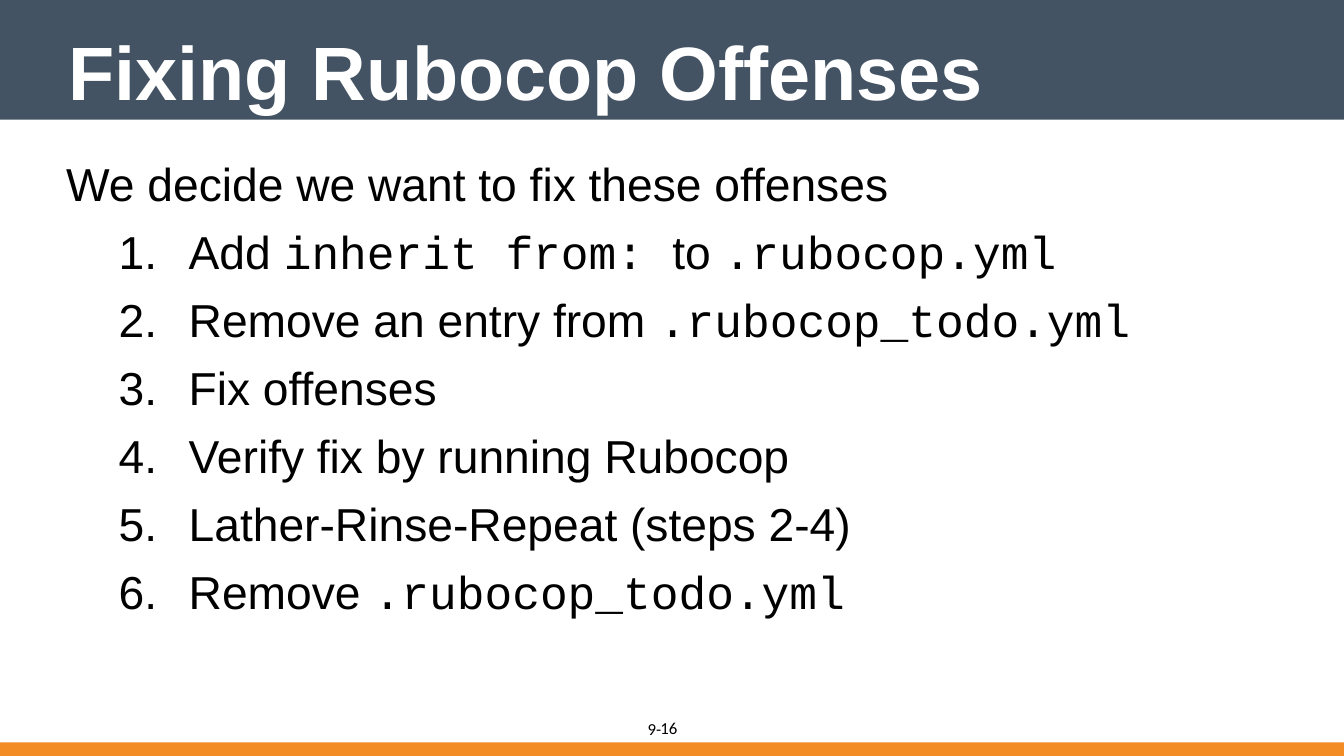
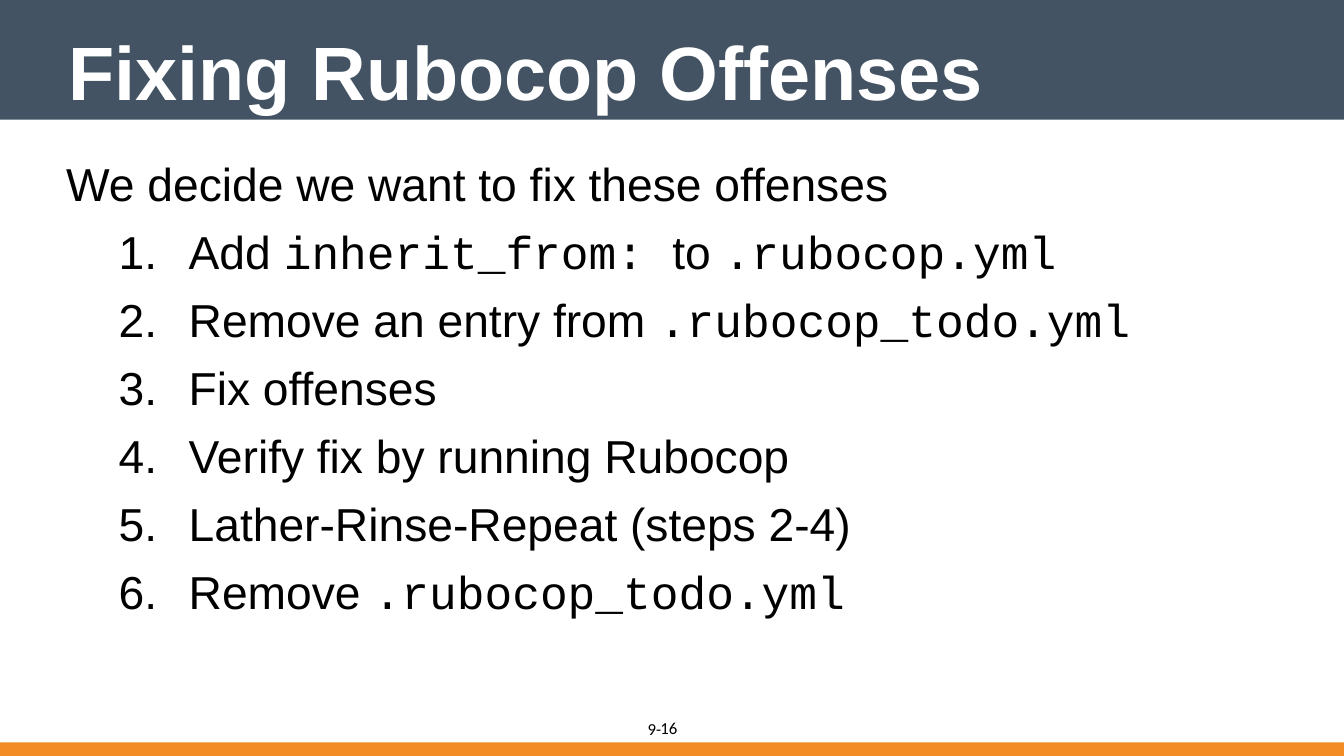
Before and after one commit to vinyar/chef-intermediate, a slide deck: slide 16 of 09-rubocop.pptx. Drawn at 1344x756 pixels with LibreOffice and Linux fonts; fonts in the diff are those of the drawing. Boxes give left, top, right and bottom in pixels: in the first picture for what was removed or moved away, otherwise in the second. Text is boxed around its words. In the diff, an @@ line names an element or a change of style, - is before the commit and + after.

```diff
--- a/09-rubocop.pptx
+++ b/09-rubocop.pptx
@@ text at (x1=189, y1=235, x2=1057, y2=279): text changed @@
-  1. Add inherit from: to .rubocop.yml
+  1. Add inherit_from: to .rubocop.yml
```
Also in this commit, not shown: 2 other slides changed, 1 other file.
